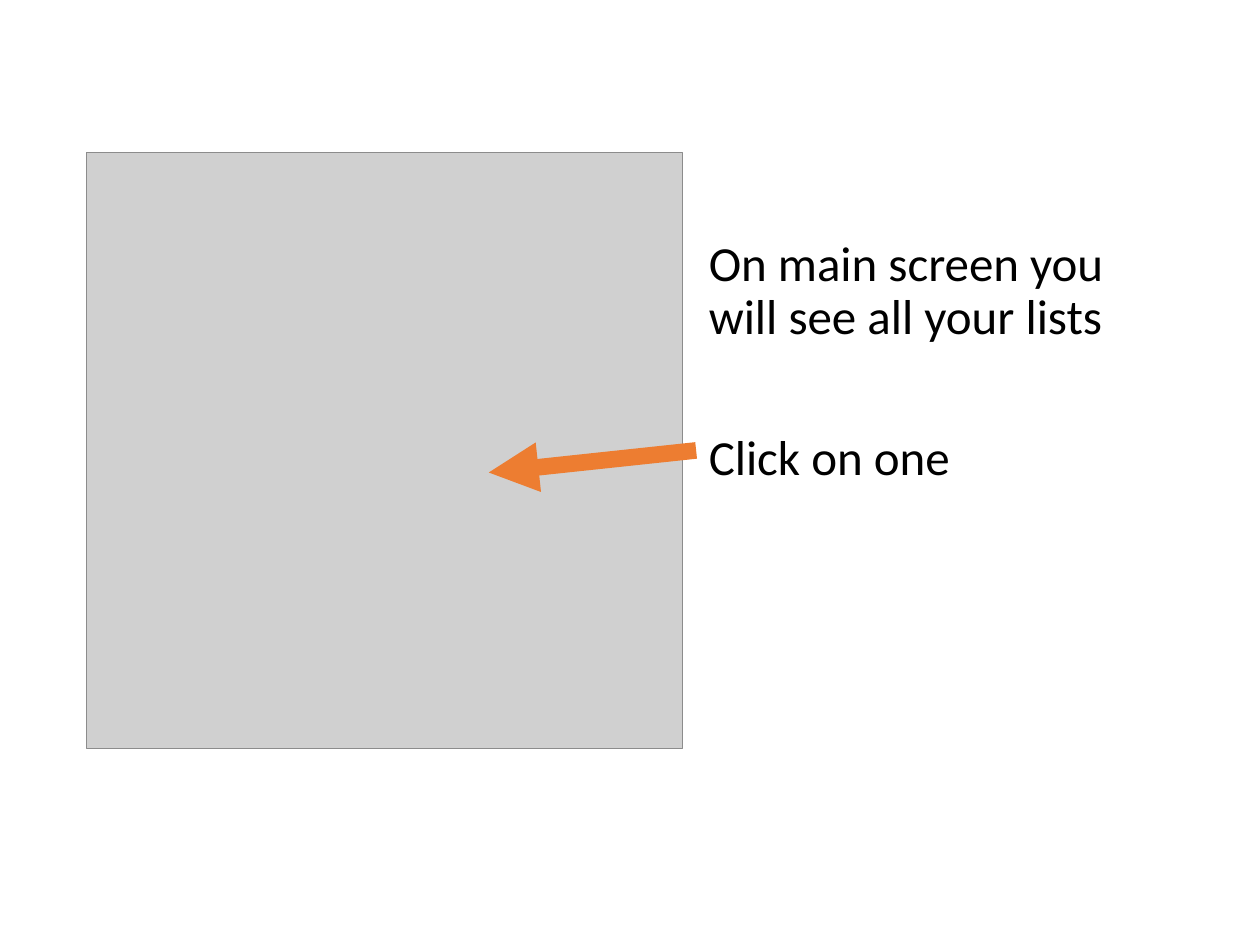
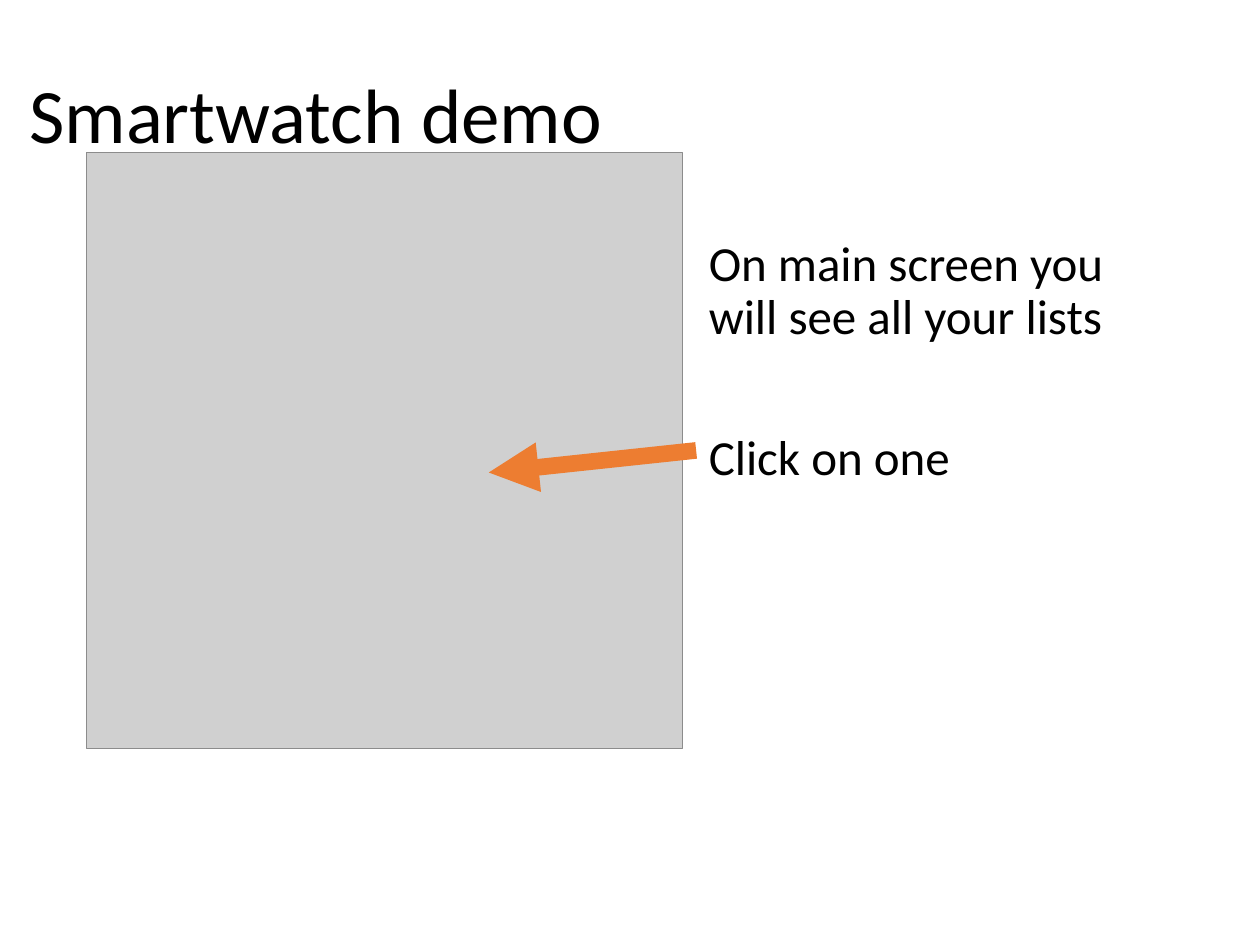
Before and after one commit to maniekes/zeppos-google-tasks, a slide deck: slide 11 of googleTasks.pptx. Drawn at 1260x945 pixels with LibreOffice and Linux fonts; fonts in the diff are those of the drawing; grey boxes stand for pictures. Boxes give left, top, right and bottom in pixels: in the first picture for what was removed or moved away, otherwise in the second. Text is boxed around its words. In the diff, an @@ line names an element or a change of style, - is before the commit and + after.

```diff
--- a/googleTasks.pptx
+++ b/googleTasks.pptx
@@ title added at [29,89,602,161], 44 pt, text #000000 @@
+Smartwatch demo
```
Also in this commit, not shown: 3 other slides changed, 4 slides added, 3 other files.
